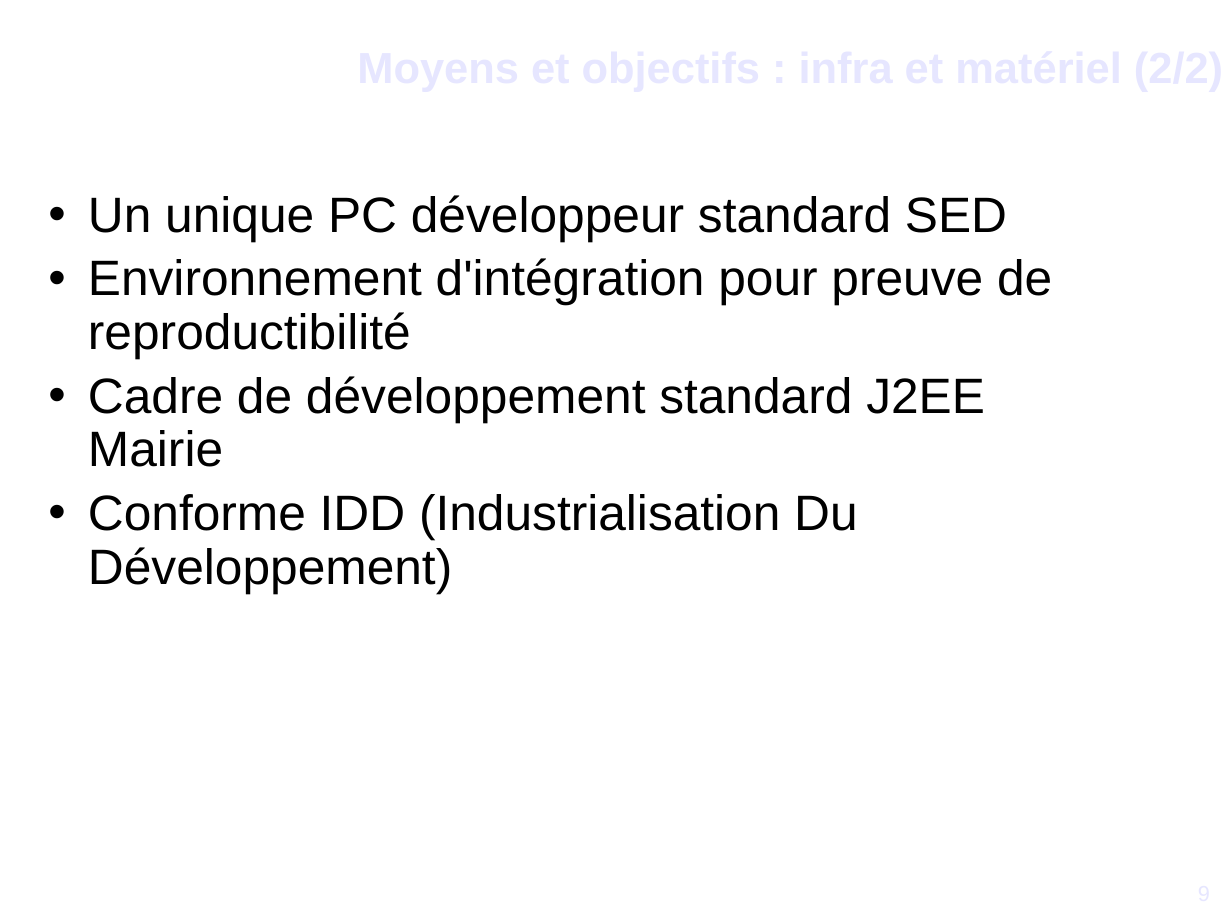
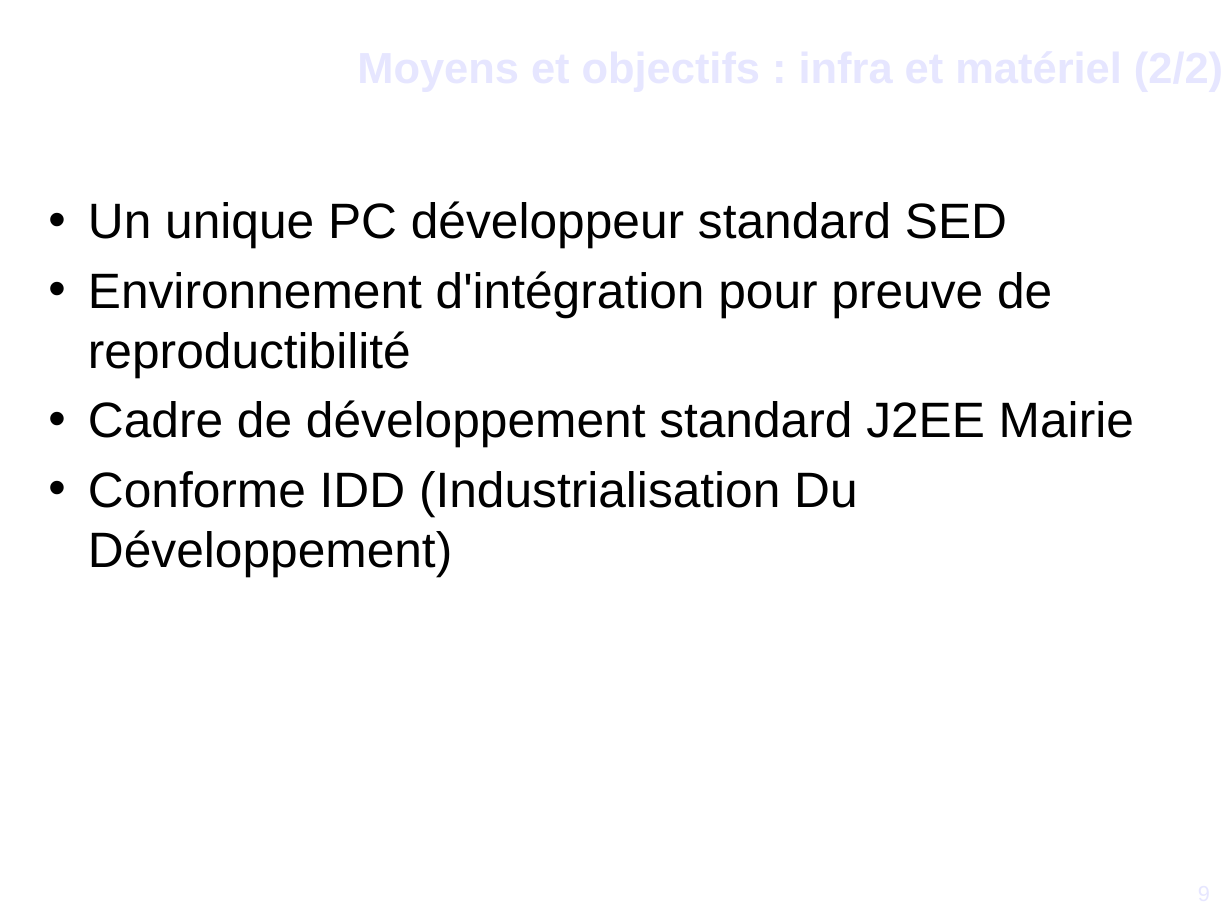
Before and after one commit to DSI-Ville-Noumea/sirh-kiosque-j2ee-old, a slide deck: slide 9 of src/site/resources/Vers_un_Kiosque_RH_J2EE.odp. Drawn at 1232x924 pixels with LibreOffice and Linux fonts; fonts in the diff are those of the drawing; background and template pictures are left out. Boxes give left, top, right and bottom in pixels: in the first picture for what was removed or moved away, otherwise in the second. Text is boxed around its words. In the diff, an @@ line names an element or a change of style, - is before the commit and + after.

```diff
--- a/src/site/resources/Vers_un_Kiosque_RH_J2EE.odp
+++ b/src/site/resources/Vers_un_Kiosque_RH_J2EE.odp
@@ text "Un unique PC développeur standard ..." at bbox=[88, 201, 1134, 576]: line spacing 0.9 to 1 @@
```
Also in this commit, not shown: 10 other slides changed.
